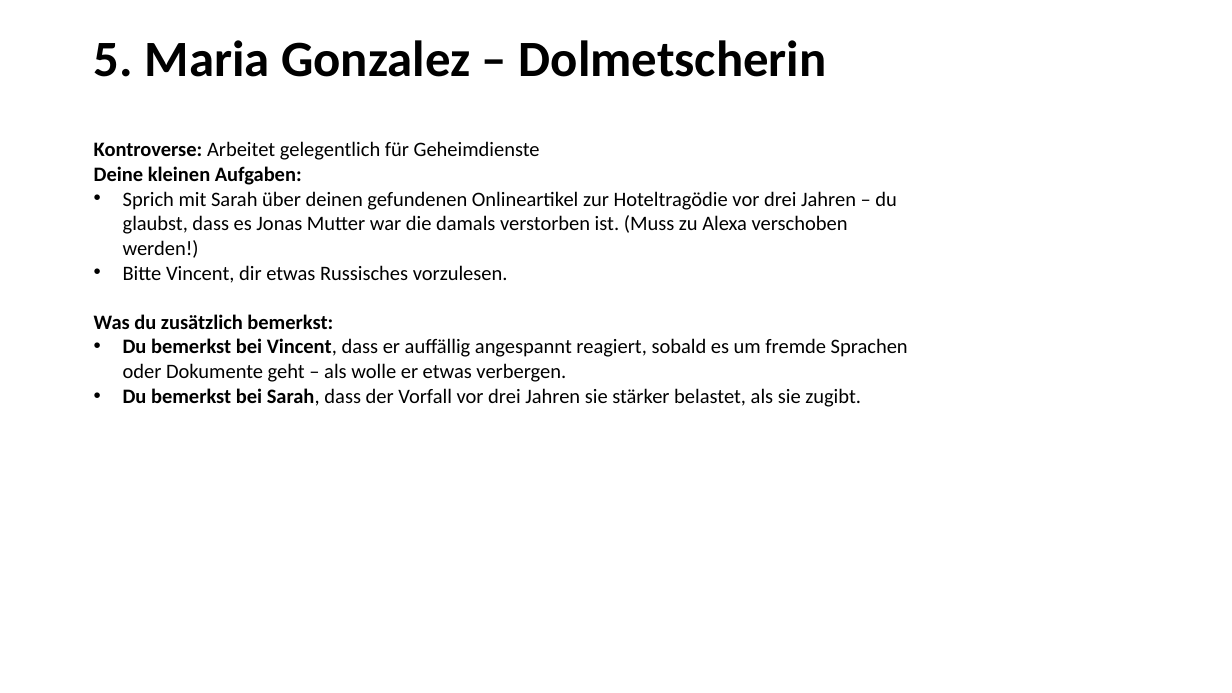
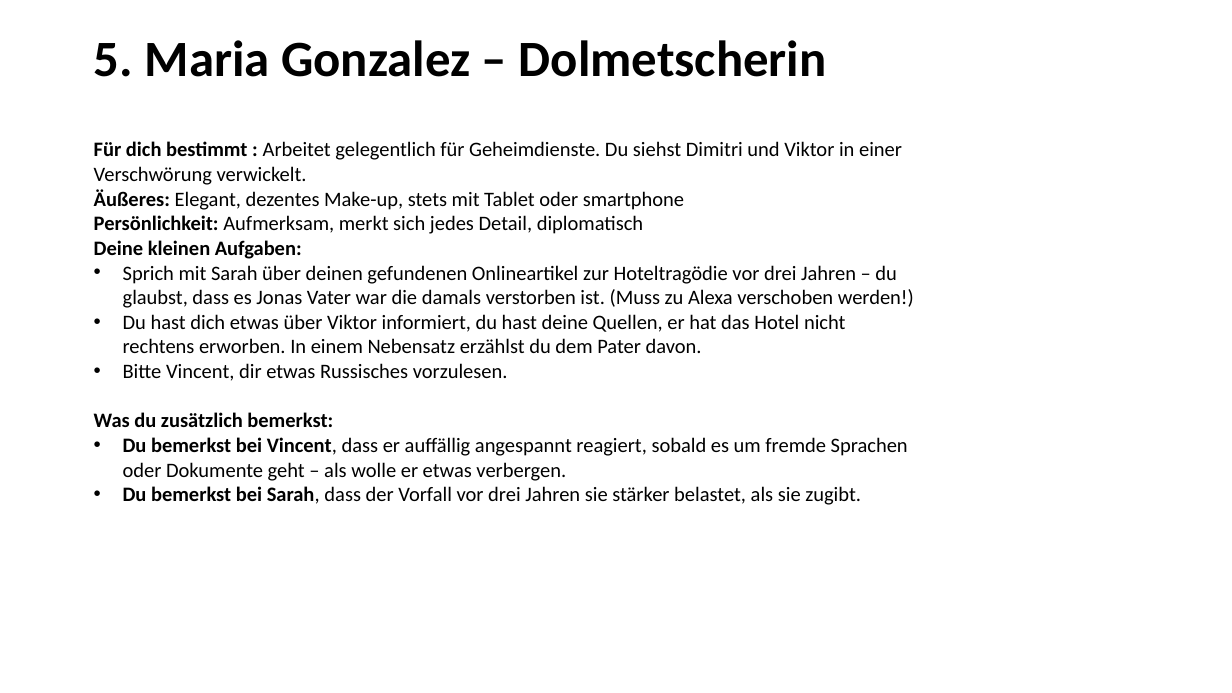
Before and after one commit to LkySlevin/krimidinner_app, a slide deck: slide 6 of Misc/Krimidinner.pptx (slide 9 before the commit). Drawn at 1232x693 pixels with LibreOffice and Linux fonts; fonts in the diff are those of the drawing. Boxes give left, top, right and bottom in pixels: in the first picture for what was removed or moved away, otherwise in the second. Text is boxed around its words. In the diff, an @@ line names an element or a change of style, - is before the commit and + after.

```diff
--- a/Misc/Krimidinner.pptx
+++ b/Misc/Krimidinner.pptx
@@ text at (x1=94, y1=141, x2=914, y2=353): text changed @@
-Kontroverse: Arbeitet gelegentlich für Geheimdienste
-Deine kleinen Aufgaben:
-• Sprich mit Sarah über deinen gefundenen Onlineartikel zur Hoteltragödie vor drei Jahren – du glaubst, dass es Jonas Mutter war die damals verstorben ist. (Muss zu Alexa verschoben werden!)
+Für dich bestimmt : Arbeitet gelegentlich für Geheimdienste. Du siehst Dimitri und Viktor in einer Verschwörung verwickelt.
+Äußeres: Elegant, dezentes Make-up, stets mit Tablet oder smartphone
+Persönlichkeit: Aufmerksam, merkt sich jedes Detail, diplomatisch
+Deine kleinen Aufgaben:
+• Sprich mit Sarah über deinen gefundenen Onlineartikel zur Hoteltragödie vor drei Jahren – du glaubst, dass es Jonas Vater war die damals verstorben ist. (Muss zu Alexa verschoben werden!)
+• Du hast dich etwas über Viktor informiert, du hast deine Quellen, er hat das Hotel nicht rechtens erworben. In einem Nebensatz erzählst du dem Pater davon.
```
Also in this commit, not shown: 9 other slides changed, 3 slides removed, 12 other files.
